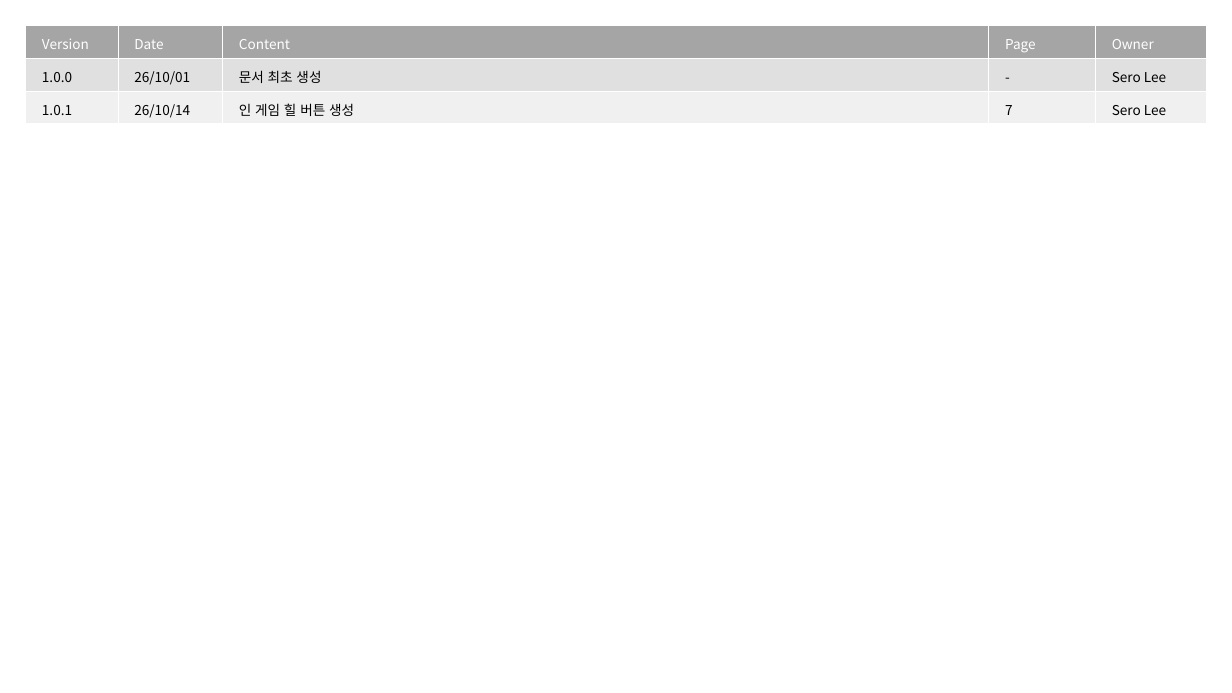
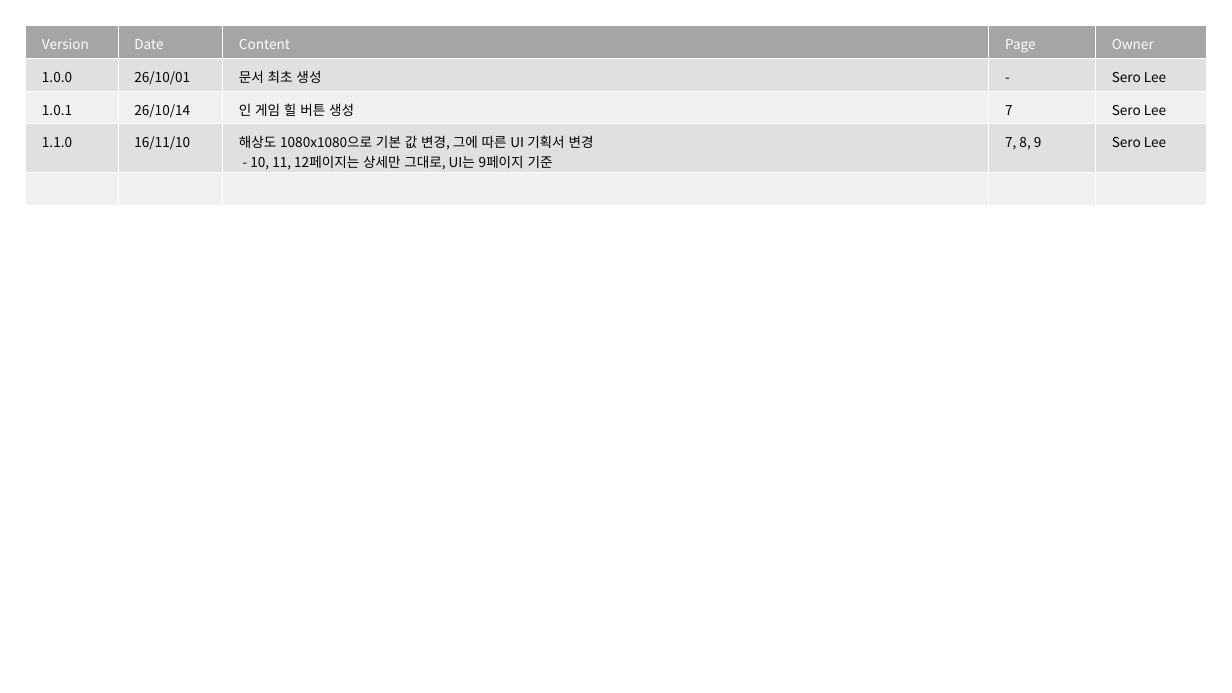
Before and after one commit to Sero-Github/ProjectP, a slide deck: slide 5 of Game Design Documents/UXUI/InGame_SYSTEM_LOCALE.pptm. Drawn at 1232x693 pixels with LibreOffice and Linux fonts; fonts in the diff are those of the drawing. Boxes give left, top, right and bottom in pixels: in the first picture for what was removed or moved away, otherwise in the second. Text is boxed around its words. In the diff, an @@ line names an element or a change of style, - is before the commit and + after.

Commit message:
[UI/UX] 1080x1080 기준으로 변경

```diff
--- a/Game Design Documents/UXUI/InGame_SYSTEM_LOCALE.pptm
+++ b/Game Design Documents/UXUI/InGame_SYSTEM_LOCALE.pptm
@@ table at bbox=[26, 26, 1206, 205] @@
+row 4: 1.1.0 | 16/11/10 | 해상도 1080x1080으로 기본 값 변경, 그에 따른 UI 기획서 변경 - 10, 11, 12페이지는 상세만 그대로, UI는 9페이지 기준 | 7, 8, 9 | Sero Lee
+row 5:  |  |  |  | 
```
Also in this commit, not shown: 3 other slides changed, 1 slide added.
